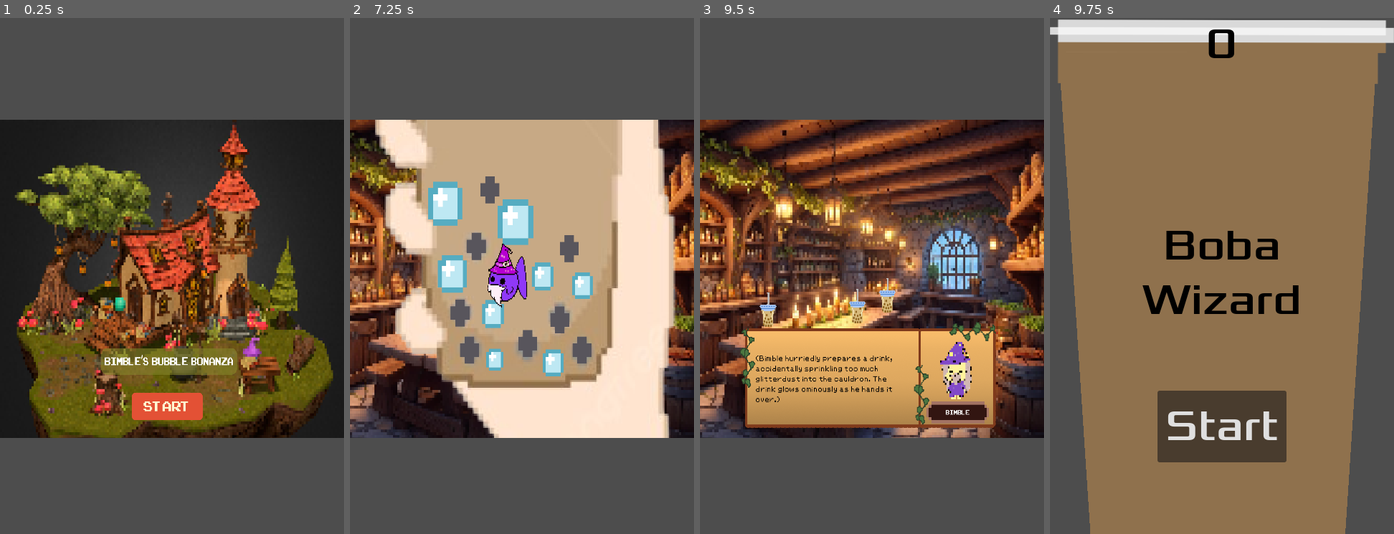
Above: before the commit, frames 1-4 (left to right).
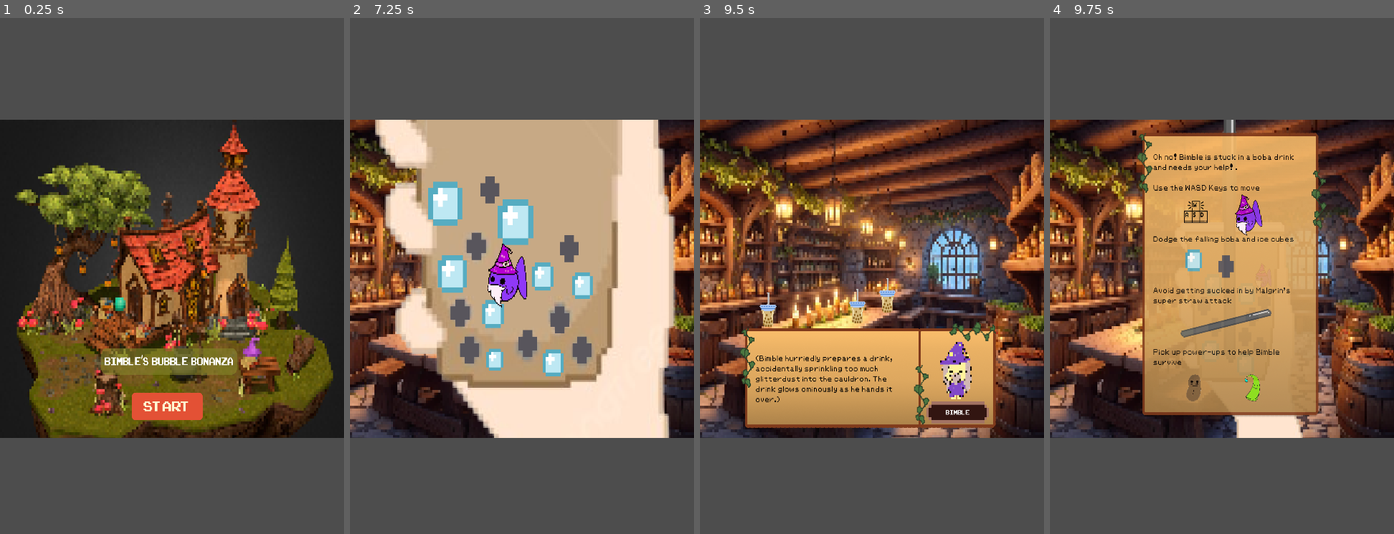
Above: after the commit, the same moments.

Repository: PaulThomasRowe/boba-tea-wizardry
Game: Godot game, scene res://IntroCutscene/IntroScene1.tscn
The game is run twice, just before and just after one commit, with the same random seed, the same clock (stepped at 60 frames per second) and the same inputs. Sound files missing from this copy of the repository are replaced by a short silence.
Inputs (mouse positions are in pixels of both pictures, inside the frame that each line leads up to):
- Up to frame 1 (0.25 s): no input
- Up to frame 2 (7.25 s): tap Enter (start_game) at 0.5, 2, 2.75, 2.85, 3.5, 4.25 s; move the mouse to (597, 250) at 0.52 s; hold D (move_right) 0.53-1.28 s; hold Enter (start_game) 0.53-1.28 s; click (597, 250) at 0.67 s; move the mouse to (453, 301) at 1.27 s; hold S (move_down) 1.28-2.03 s; tap F (test_immunity) at 1.35, 3.6, 5.85 s; move the mouse to (556, 162) at 2.02 s; hold D (move_right) 2.03-2.78 s; tap G (test_speed) at 2.1, 4.35, 6.6 s; move the mouse to (504, 379) at 2.77 s; hold W (move_up) 2.78-3.53 s; click (504, 379) at 2.92 s; move the mouse to (625, 353) at 3.52 s; hold A (move_left) 3.53-5.03 s; move the mouse to (418, 198) at 4.27 s; move the mouse to (539, 276) at 5.02 s; hold S (move_down) 5.03-5.78 s; hold Enter (start_game) 5.03-5.78 s; click (539, 276) at 5.17 s; move the mouse to (470, 147) at 5.77 s; hold D (move_right) 5.78-6.53 s; move the mouse to (597, 250) at 6.52 s; hold W (move_up) from 6.53 s (still down)
- Up to frame 3 (9.5 s): move the mouse to (803, 301) at 7.27 s; release W (move_up) at 7.28 s; hold D (move_right) 7.28-8.03 s; tap Enter (start_game) at 7.35 s; click (803, 301) at 7.42 s; move the mouse to (906, 162) at 8.02 s; hold S (move_down) 8.03-8.78 s; tap F (test_immunity) at 8.1 s; move the mouse to (854, 379) at 8.77 s; hold A (move_left) from 8.78 s (still down); tap G (test_speed) at 8.85 s
- Up to frame 4 (9.75 s): move the mouse to (1325, 353) at 9.52 s; release A (move_left) at 9.53 s; hold W (move_up) from 9.53 s (still down); hold Enter (start_game) from 9.53 s (still down); click (1325, 353) at 9.67 s

Frames 1-3 are identical in both runs. In frame 4, 92% of the frame differs, in the area x 0-100%, y 0-100%.

Commit message:
issue #51: Adds tutorial screen

Diff:
--- a/IntroCutscene/IntroScene1.tscn
+++ b/IntroCutscene/IntroScene1.tscn
@@ -14,6 +14,7 @@
 [ext_resource type="Texture2D" uid="uid://bwxx6iyh25w2g" path="res://IntroCutscene/Cut scene 7.png" id="8_i6df8"]
 [ext_resource type="Texture2D" uid="uid://d8vylyhubk7i" path="res://IntroCutscene/Cut scene 8.png" id="9_ib2e2"]
 [ext_resource type="Texture2D" uid="uid://bv68pjkg0kihf" path="res://IntroCutscene/Cut scene 9.png" id="10_0rfeq"]
+[ext_resource type="Texture2D" uid="uid://ddis3w7ne2ouy" path="res://IntroCutscene/Cut scene 10.png" id="15_faolm"]
 
 [node name="IntroScene1" type="Node2D"]
 script = ExtResource("1_x5pke")
@@ -87,3 +88,9 @@
 position = Vector2(242.5, 363.875)
 scale = Vector2(0.336806, 0.433838)
 texture = ExtResource("10_0rfeq")
+
+[node name="CutScene10" type="Sprite2D" parent="."]
+visible = false
+position = Vector2(242.5, 363.875)
+scale = Vector2(0.336806, 0.433838)
+texture = ExtResource("15_faolm")
Binary file added: IntroCutscene/Cut scene 10.png
Not shown, added: IntroCutscene/Cut scene 10.png.import
Not shown: 1 places in IntroCutscene/IntroScene1.tscn that only renumber resources
